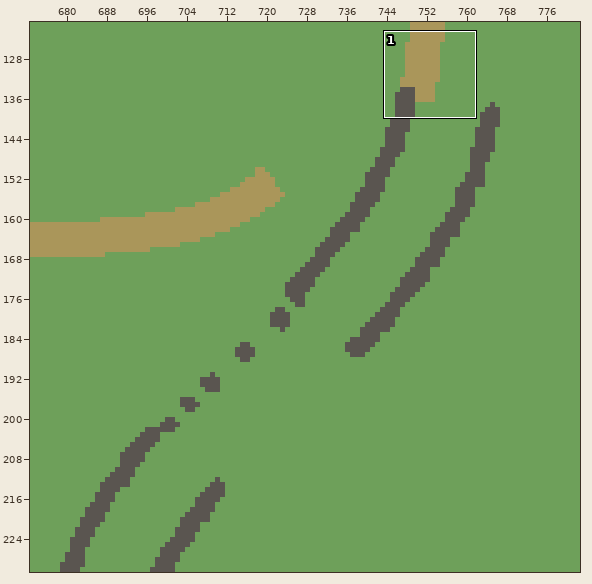
Two states of a Tiled map (JSON), packages/content/maps-src/big-country.tmj. Above: a wide view before the commit, with the close-up outlined.
Close-up. As it was:
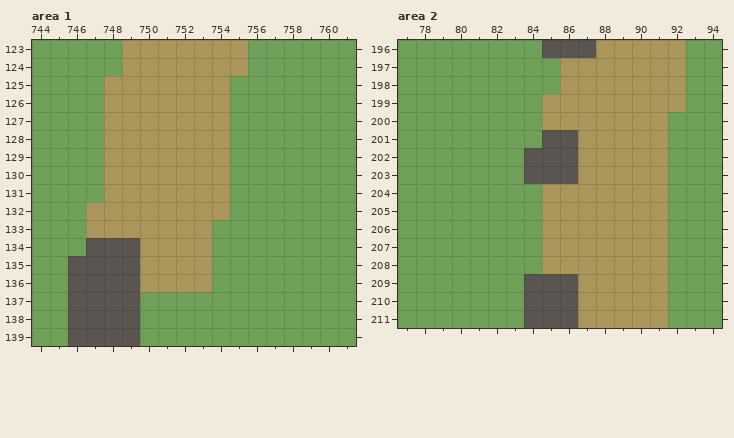
Cells are 32x32 px. Shown: area 1 x 744..761, y 123..139; area 2 x 77..94, y 196..211. The commit also changed other parts of the map, which this record leaves out.
After:
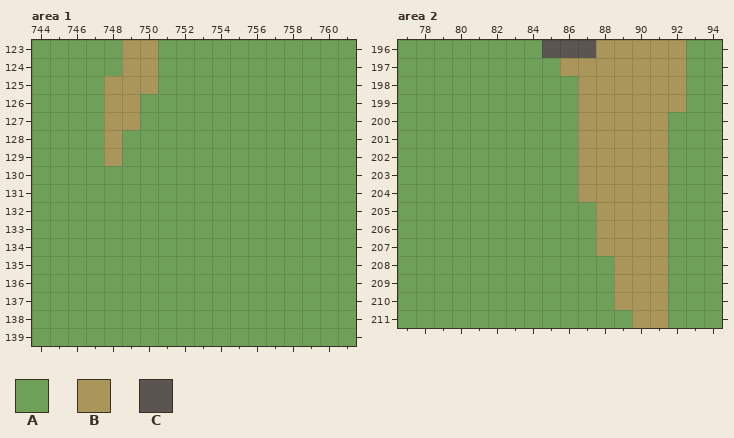
Key: from "zones": A 0, B 1, C 2.
_ is an empty cell.
Tiles replaced or removed in this view: B, C.
Diff:
Changed rows in their new state; . is an unchanged cell.
Layer "terrain", area 1:
first column x 746:
123 .....AAAAA
124 .....AAAAA
125 .....AAAA.
126 ....AAAAA.
127 ....AAAAA.
128 ...AAAAAA.
129 ...AAAAAA.
130 ..AAAAAAA.
131 ..AAAAAAA.
132 .AAAAAAAA.
133 .AAAAAAA..
134 .AAAAAAA..
135 AAAAAAAA..
136 AAAAAAAA..
137 AAAA......
138 AAAA......
139 AAAA......
Layer "terrain", area 2:
first column x 84:
198 ..A...
199 .AA...
200 .AA...
201 .AA...
202 AAA...
203 AAA...
204 .AA...
205 .AAA..
206 .AAA..
207 .AAA..
208 .AAAA.
209 AAAAA.
210 AAAAA.
211 AAAAAA
